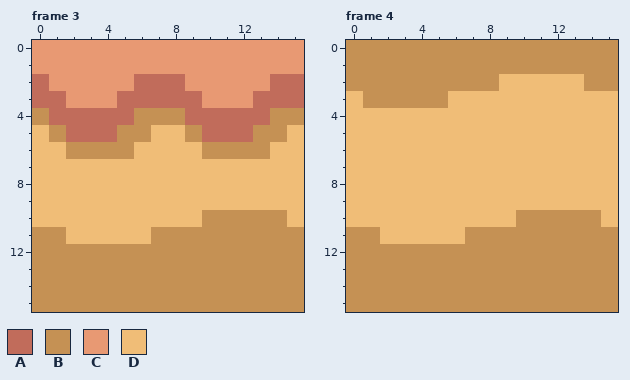
Pixel-art file -- docs/img/mapchip.ase. That is the earlier state.
16x16 pixels, 21 frames. Shown: frame 3, frame 4. The commit also changed other frames, which this record leaves out.
Palette (. is transparent): A #c16c5b  B #c59154  C #e89973  D #f0bd77
Pixels before, frame 3, first column x 0:
 0 CCCCCCCCCCCCCCCC
 1 CCCCCCCCCCCCCCCC
 2 ACCCCCAAACCCCCAA
 3 AACCCAAAAACCCAAA
 4 BAAAAABBBAAAAABB
 5 DBAAABBDDBAAABBD
 6 DDBBBBDDDDBBBBDD
 7 DDDDDDDDDDDDDDDD
 8 DDDDDDDDDDDDDDDD
 9 DDDDDDDDDDDDDDDD
10 DDDDDDDDDDBBBBBD
11 BBDDDDDBBBBBBBBB
12 BBBBBBBBBBBBBBBB
13 BBBBBBBBBBBBBBBB
14 BBBBBBBBBBBBBBBB
15 BBBBBBBBBBBBBBBB
Pixels before, frame 4, first column x 0:
 0 BBBBBBBBBBBBBBBB
 1 BBBBBBBBBBBBBBBB
 2 BBBBBBBBBDDDDDBB
 3 DBBBBBDDDDDDDDDD
 4 DDDDDDDDDDDDDDDD
 5 DDDDDDDDDDDDDDDD
 6 DDDDDDDDDDDDDDDD
 7 DDDDDDDDDDDDDDDD
 8 DDDDDDDDDDDDDDDD
 9 DDDDDDDDDDDDDDDD
10 DDDDDDDDDDBBBBBD
11 BBDDDDDBBBBBBBBB
12 BBBBBBBBBBBBBBBB
13 BBBBBBBBBBBBBBBB
14 BBBBBBBBBBBBBBBB
15 BBBBBBBBBBBBBBBB
After:
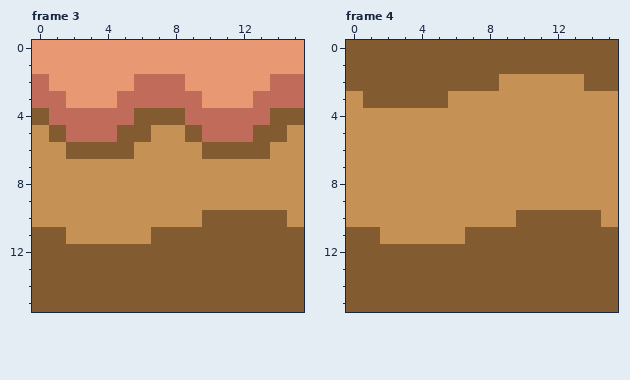
The exact change:
colour B: #c59154 -> #825b31
colour D: #f0bd77 -> #c59154
Changed places in both pictures, as pixel boxes (x1, y1, x2, y2):
changed: (32, 108, 304, 312)
changed: (346, 40, 618, 312)
